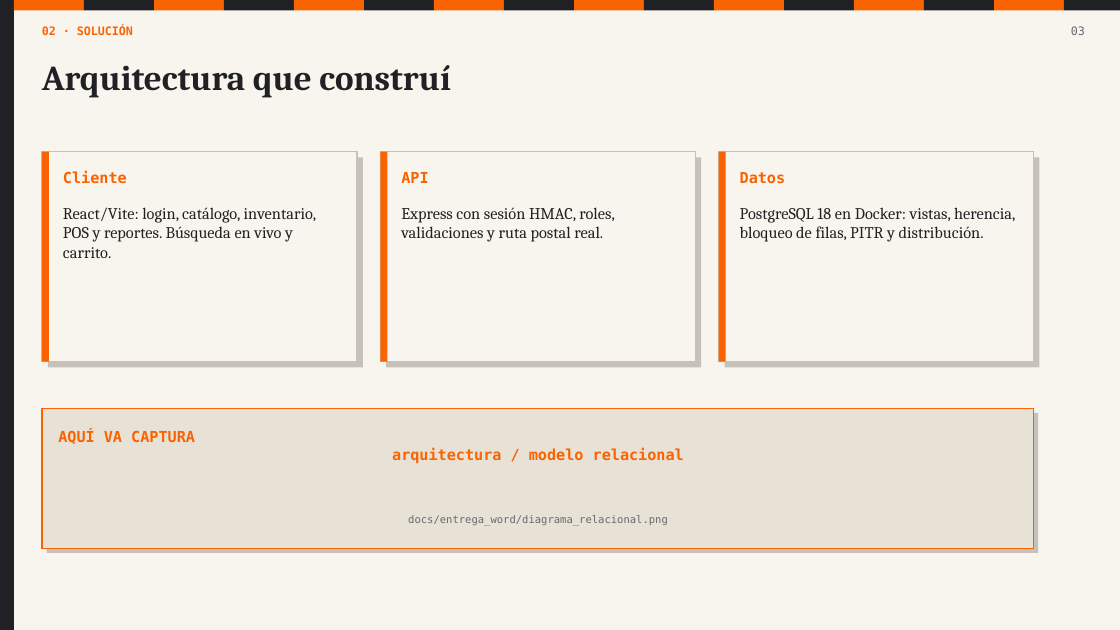
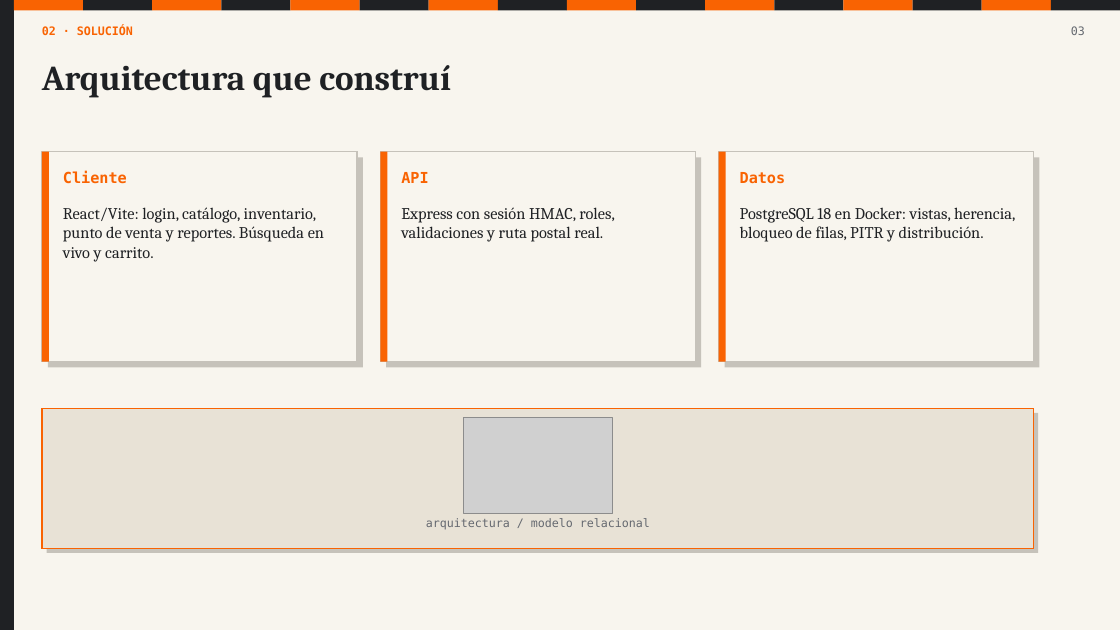
Before and after one commit to angelgael10/ferreteria-pos, a slide deck: slide 3 of docs/presentacion/Defensa_ferreteria_POS.pptx. Drawn at 1120x630 pixels with LibreOffice and Linux fonts; fonts in the diff are those of the drawing; grey boxes stand for pictures. Boxes give left, top, right and bottom in pixels: in the first picture for what was removed or moved away, otherwise in the second. Text is boxed around its words. In the diff, an @@ line names an element or a change of style, - is before the commit and + after.

Commit message:
docs: cerrar bitacora y entregable final

```diff
--- a/docs/presentacion/Defensa_ferreteria_POS.pptx
+++ b/docs/presentacion/Defensa_ferreteria_POS.pptx
@@ 5 rectangles: place and size @@
-5 rectangles at <box>294,0,644,10</box>
+5 rectangles at <box>291,0,636,10</box>
@@ 6 rectangles: place and size @@
-6 rectangles at <box>644,0,1064,10</box>
+6 rectangles at <box>636,0,1051,10</box>
@@ rectangle: place and size @@
-rectangle at <box>1065,0,1120,10</box>
+rectangle at <box>1051,0,1120,10</box>
@@ text at <box>63,207,324,262</box>: text changed @@
-React/Vite: login, catálogo, inventario, POS y reportes. Búsqueda en vivo y carrito.
+React/Vite: login, catálogo, inventario, punto de venta y reportes. Búsqueda en vivo y carrito.
@@ picture added at <box>464,418,613,513</box> @@
@@ text removed at <box>408,515,668,526</box> @@
-docs/entrega_word/diagrama_relacional.png
@@ text at <box>426,518,650,530</box>: text changed; size 13 to 10 pt; text colour #F96302 to #656970; bold off @@
-AQUÍ VA CAPTURA
-arquitectura / modelo relacional
+arquitectura / modelo relacional
```
Also in this commit, not shown: 13 other slides changed, 3 other files.
